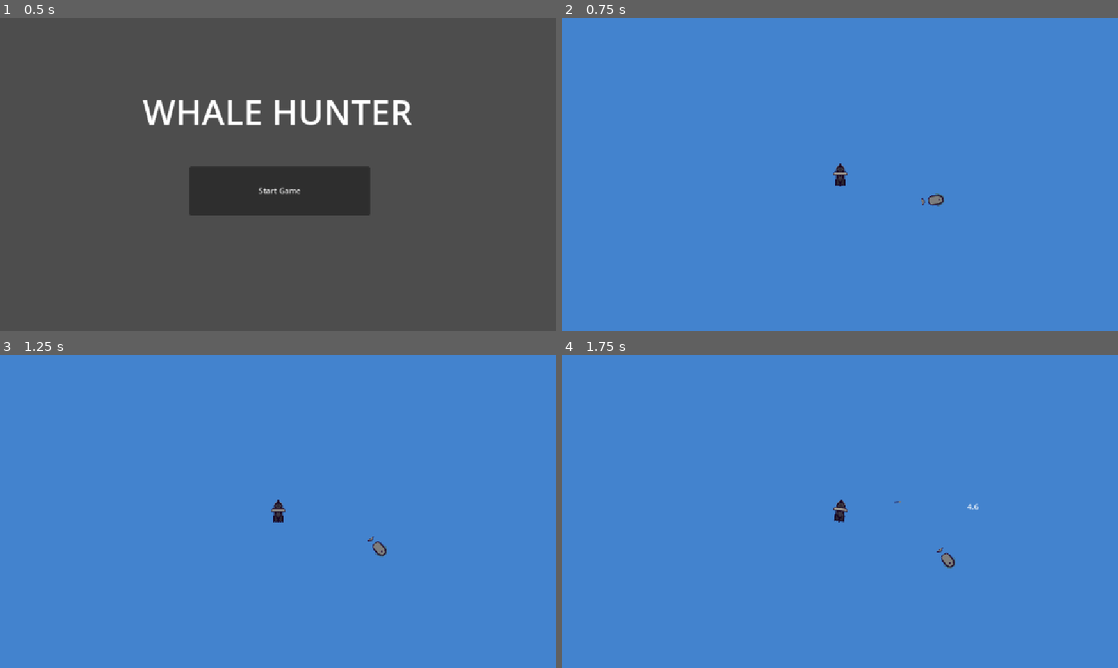
Above: before the commit, frames 1-4 (two rows, left to right).
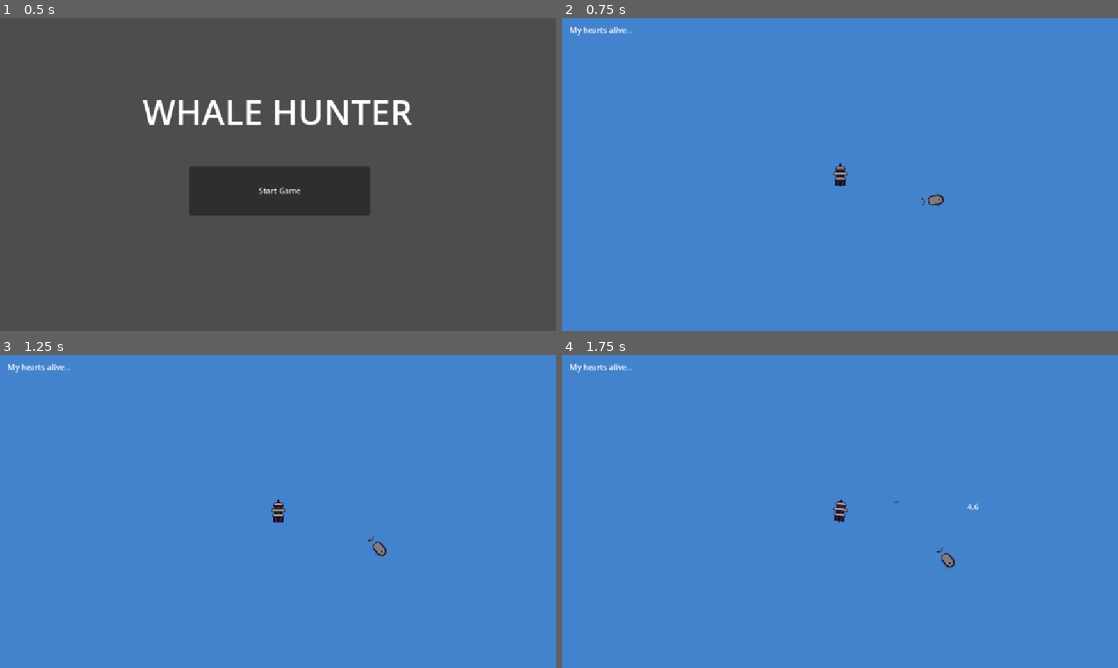
Above: after the commit, the same moments.

Repository: Waldoz53/whale-hunter
Game: Godot game, scene res://Scenes/start_menu.tscn
Two runs of this game, one before a commit and one after it. Both use one fixed random seed, a clock stepped at 60 frames per second and the inputs below.
Inputs (mouse positions are in pixels of both pictures, inside the frame that each line leads up to):
- Up to frame 1 (0.5 s): no input
- Up to frame 2 (0.75 s): click "Start Game" at 0.5 s
- Up to frame 3 (1.25 s): no input
- Up to frame 4 (1.75 s): move the mouse to (962, 495) at 1.27 s; hold D (turn_right) from 1.28 s (still down); click (962, 495) at 1.42 s

Frame 1 is identical in both runs. In frame 2, 0.2% of the frame differs, in the area x 1-52%, y 2-52%; in frame 3, 0.2%; in frame 4, 0.2%.

Commit message:
update ship sprites

Diff:
--- a/Scenes/main.tscn
+++ b/Scenes/main.tscn
@@ -11,6 +11,7 @@
 [ext_resource type="AudioStream" uid="uid://n8nrmmw2ub4s" path="res://Sounds/crossbow-fire.wav" id="8_344ge"]
 [ext_resource type="AudioStream" uid="uid://yhgd5lblwumn" path="res://Sounds/wood-creaking_new.wav" id="8_hptm8"]
 [ext_resource type="AudioStream" uid="uid://bw86d8viw8adf" path="res://Sounds/canvas-dropcloth-snap-2.wav" id="9_d1ilt"]
+[ext_resource type="AudioStream" uid="uid://cwpep7l0jtpgk" path="res://Music/Hearts Alive.mp3" id="12_6iyac"]
 
 [sub_resource type="CapsuleShape2D" id="CapsuleShape2D_kry3j"]
 radius = 8.0
@@ -36,6 +37,7 @@
 offset_top = 13.0
 offset_right = 55.0
 offset_bottom = 36.0
+text = "My hearts alive..."
 
 [node name="CooldownLabel" type="Label" parent="UI"]
 offset_left = 17.0
@@ -101,3 +103,6 @@
 position = Vector2(126, 32)
 
 [node name="BackgroundMusic" type="AudioStreamPlayer" parent="."]
+stream = ExtResource("12_6iyac")
+volume_db = -20.0
+autoplay = true
--- a/Scripts/ui.gd
+++ b/Scripts/ui.gd
@@ -2,6 +2,10 @@
 
 @onready var tracking_arrow = $TrackingArrow
 @onready var player = $"../Player"
+
+func _ready():
+	await get_tree().create_timer(5.0).timeout
+	$LogLabel.text = ''
 
 func _process(_delta):
 	if player.tracked_whale:
--- a/Scripts/whale.gd
+++ b/Scripts/whale.gd
@@ -79,11 +79,14 @@
 	if state != ReactionState.IDLE:
 		return
 
-	var reaction_roll = randi_range(0, 1)
-	if reaction_roll == 0:
-		_flee()
+	if is_white_whale:
+		_attack()
 	else:
-		_attack()
+		var reaction_roll = randi_range(0, 1)
+		if reaction_roll == 0:
+			_flee()
+		else:
+			_attack()
 
 	player.track_whale(self)
 	$HitSound.play()
@@ -96,7 +99,7 @@
 	if is_instance_valid(player):
 		var player_pos = player.global_position
 		direction = (global_position - player_pos).normalized()
-	await get_tree().create_timer(10.0).timeout
+	await get_tree().create_timer(5.0).timeout
 	state = ReactionState.IDLE
 
 func _attack():
@@ -104,7 +107,7 @@
 	if is_instance_valid(player):
 		var player_pos = player.global_position
 		direction = (player_pos - global_position).normalized()
-	await get_tree().create_timer(10.0).timeout
+	await get_tree().create_timer(5.0).timeout
 	state = ReactionState.IDLE
 
 func set_up_stats(is_white: bool):
@@ -115,7 +118,7 @@
 		is_white_whale = true
 		_apply_white_whale_sprite()
 		player.track_whale(self)
-		$"../UI/LogLabel".text = "The white whale is near..."
+		$"../UI/LogLabel".text = "A white whale is near..."
 		await get_tree().create_timer(5.0).timeout
 		$"../UI/LogLabel".text = ""
 	else:
Not shown: 1 places in Scenes/main.tscn that only renumber resources
Binary file changed: Tiles/whale_hunter Sprites/whale_hunter00.png
Binary file changed: Tiles/whale_hunter Sprites/whale_hunter01.png
Binary file changed: Tiles/whale_hunter Sprites/whale_hunter02.png
Not shown, changed: .gitignore
